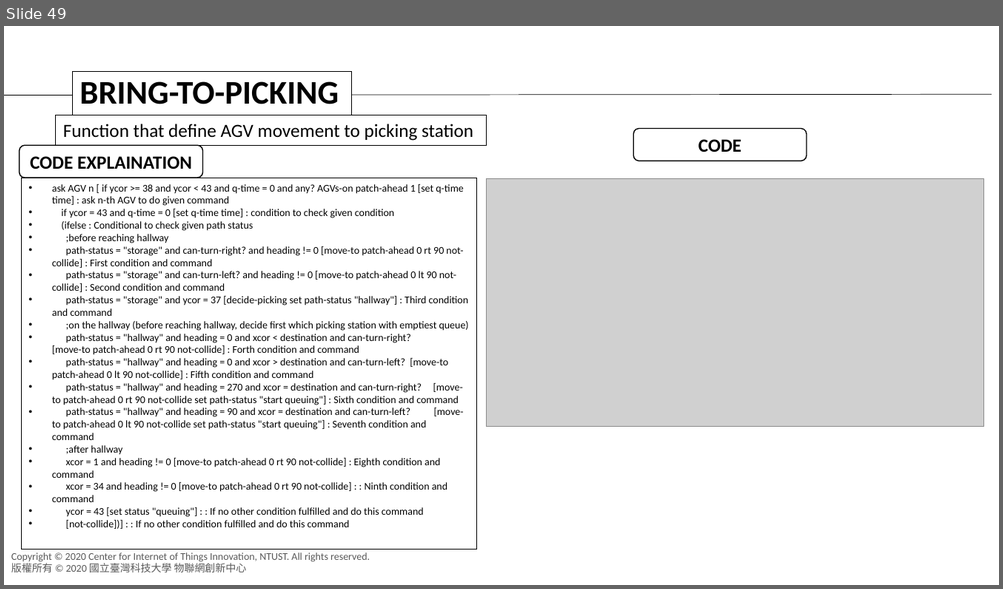
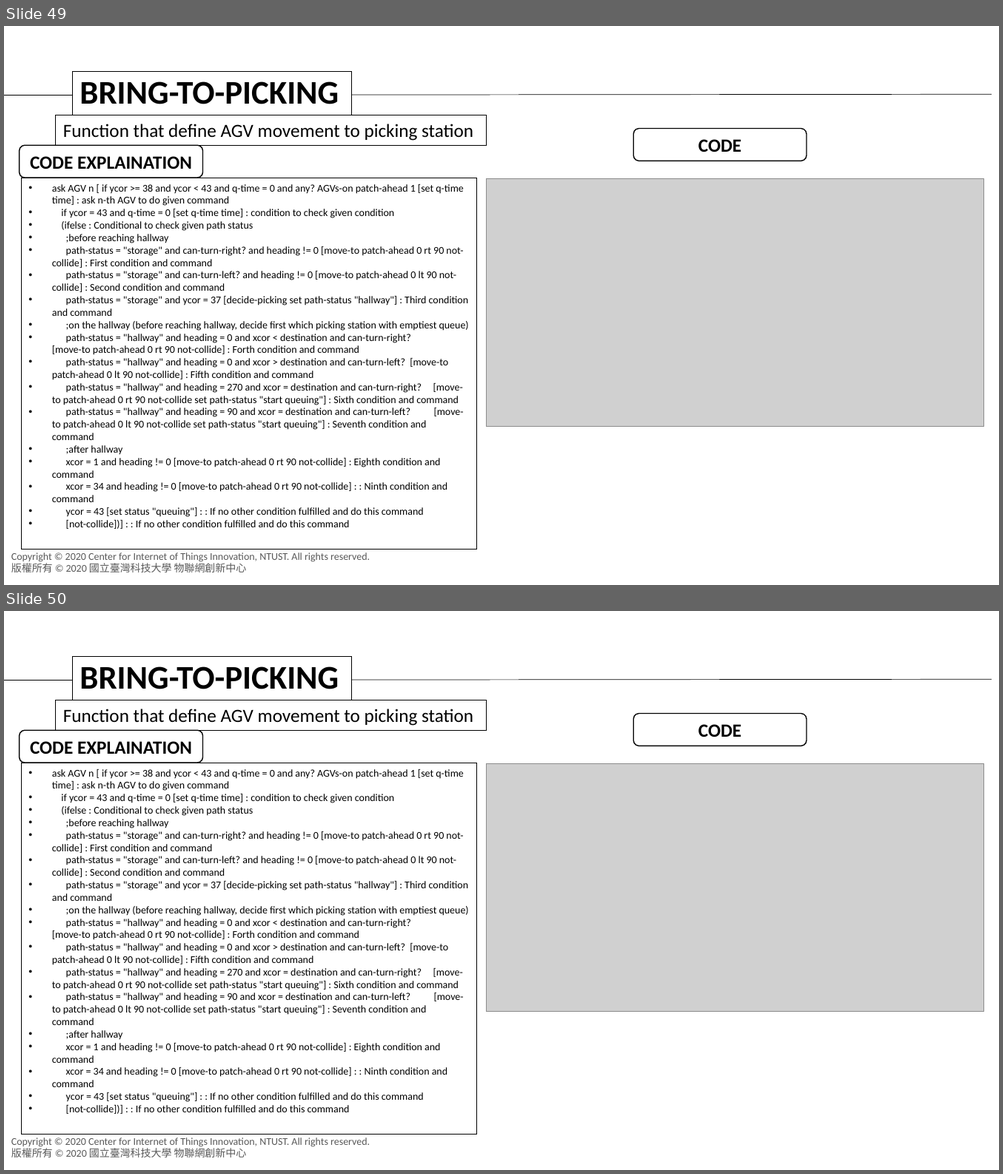
Before and after one commit to agnesyosephine/kiva, a slide deck: Tutorial/Code Learning-Ryanda.pptx. Shown one above the other, each under a label of ours: slide 49 before the commit, slides 49 and 50 after it. The pictures are 1003x589 and 1003x1174 pixels, drawn with LibreOffice and Linux fonts; fonts in the diff are those of the drawing; grey boxes stand for pictures; background and template pictures are left out. Boxes give left, top, right and bottom in pixels: in the first picture for what was removed or moved away, otherwise in the second. Text is boxed around its words. In the diff, an @@ line names an element or a change of style, - is before the commit and + after.

Commit message:
Update

```diff
--- a/Tutorial/Code Learning-Ryanda.pptx
+++ b/Tutorial/Code Learning-Ryanda.pptx
@@ slide 50 added at (4,611,999,1170), background #FFFFFF; not listed: 2 template elements that a slide beside it also shows @@
@@ rectangle added at (73,657,352,701), fill #FFFFFF, outline #000000 0.75 pt, 32 pt, text #000000, bold @@
+BRING-TO-PICKING
@@ line added from (4, 681) to (991, 680), #000000 0.5 pt @@
@@ rectangle added at (56,701,486,730), outline #000000 0.75 pt, 18 pt, text #000000 @@
+Function that define AGV movement to picking station
@@ rounded rectangle added at (634,713,807,746), fill #FFFFFF, outline #000000 1 pt, 18 pt, text #000000, bold @@
+CODE
@@ rounded rectangle added at (19,730,202,763), fill #FFFFFF, outline #000000 1 pt, 18 pt, text #000000, bold @@
+CODE EXPLAINATION
@@ rectangle added at (21,763,476,1134), outline #000000 0.75 pt, 10 pt, text #000000 @@
+• ask AGV n [ if ycor >= 38 and ycor < 43 and q-time = 0 and any? AGVs-on patch-ahead 1 [set q-time time] : ask n-th AGV to do given command
+• if ycor = 43 and q-time = 0 [set q-time time] : condition to check given condition
+• (ifelse : Conditional to check given path status
+• ;before reaching hallway
+• path-status = "storage" and can-turn-right? and heading != 0 [move-to patch-ahead 0 rt 90 not-collide] : First condition and command
+• path-status = "storage" and can-turn-left? and heading != 0 [move-to patch-ahead 0 lt 90 not-collide] : Second condition and command
+• path-status = "storage" and ycor = 37 [decide-picking set path-status "hallway"] : Third condition and command
+• ;on the hallway (before reaching hallway, decide first which picking station with emptiest queue)
+• path-status = "hallway" and heading = 0 and xcor < destination and can-turn-right? [move-to patch-ahead 0 rt 90 not-collide] : Forth condition and command
+• path-status = "hallway" and heading = 0 and xcor > destination and can-turn-left? [move-to patch-ahead 0 lt 90 not-collide] : Fifth condition and command
+• path-status = "hallway" and heading = 270 and xcor = destination and can-turn-right? [move-to patch-ahead 0 rt 90 not-collide set path-status "start queuing"] : Sixth condition and command
+• path-status = "hallway" and heading = 90 and xcor = destination and can-turn-left? [move-to patch-ahead 0 lt 90 not-collide set path-status "start queuing"] : Seventh condition and command
+• ;after hallway
+• xcor = 1 and heading != 0 [move-to patch-ahead 0 rt 90 not-collide] : Eighth condition and command
+• xcor = 34 and heading != 0 [move-to patch-ahead 0 rt 90 not-collide] : : Ninth condition and command
+• ycor = 43 [set status "queuing"] : : If no other condition fulfilled and do this command
+• [not-collide])] : : If no other condition fulfilled and do this command
@@ picture added at (486,764,984,1012) @@
```
Also in this commit, not shown: 1 other slide added.
